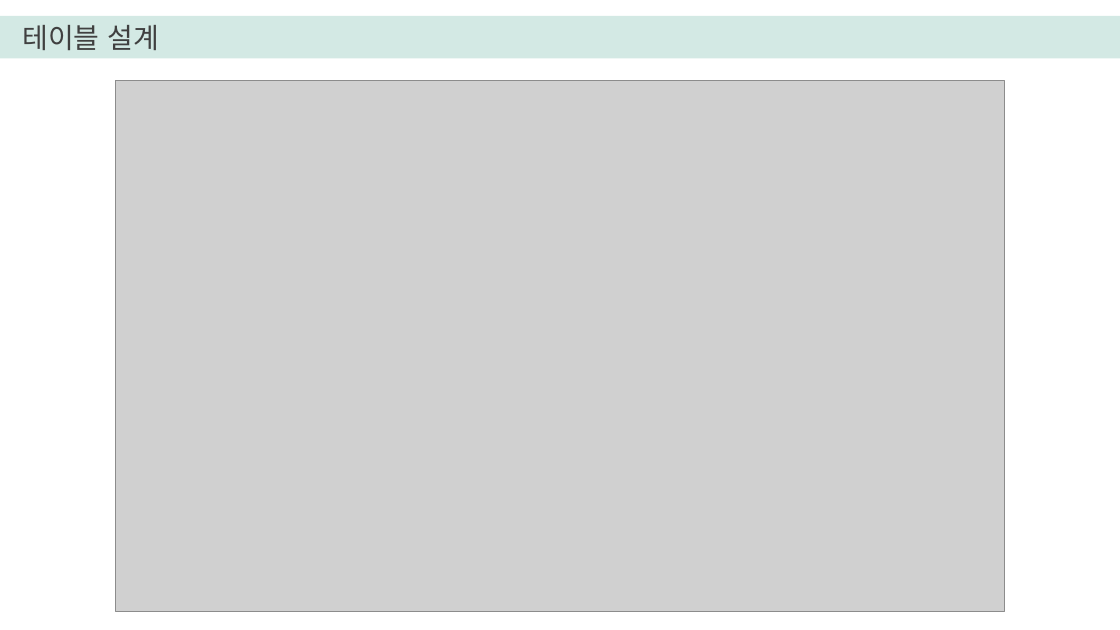
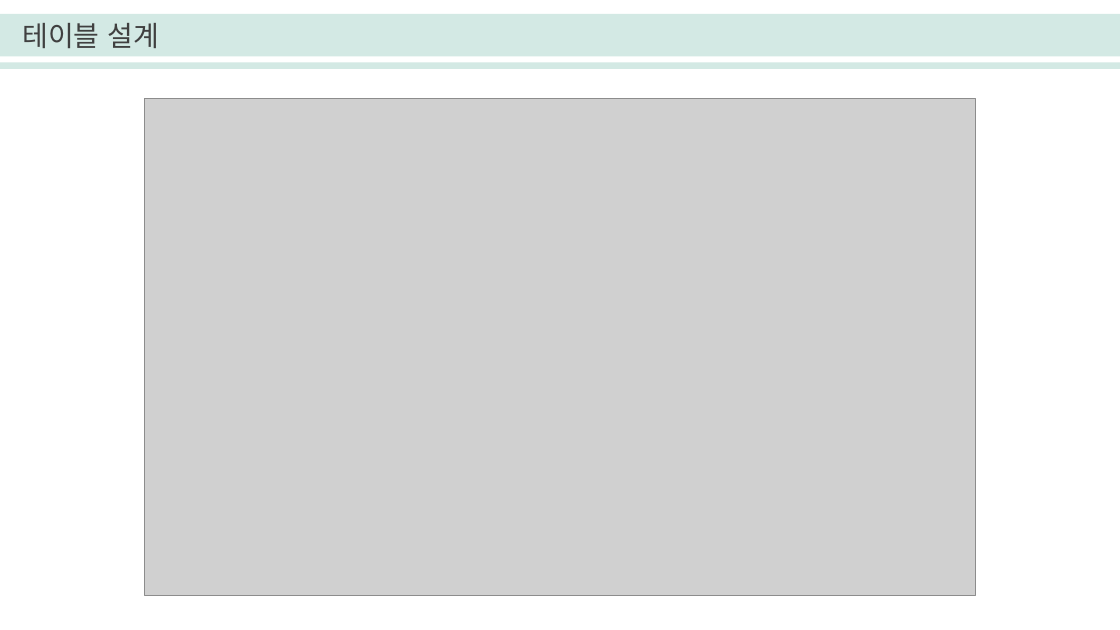
Before and after one commit to seoyounglee0105/Library_Web_Project, a slide deck: slide 3 of 이서영_전자도서관프로젝트.pptx. Drawn at 1120x630 pixels with LibreOffice and Linux fonts; fonts in the diff are those of the drawing; grey boxes stand for pictures. Boxes give left, top, right and bottom in pixels: in the first picture for what was removed or moved away, otherwise in the second. Text is boxed around its words. In the diff, an @@ line names an element or a change of style, - is before the commit and + after.

```diff
--- a/이서영_전자도서관프로젝트.pptx
+++ b/이서영_전자도서관프로젝트.pptx
@@ rectangle resized from (x1=0, y1=16, x2=1120, y2=58) to (x1=0, y1=14, x2=1120, y2=69) @@
@@ rectangle added at (x1=0, y1=56, x2=1120, y2=62), fill #FFFFFF @@
@@ picture resized from (x1=116, y1=81, x2=1004, y2=612) to (x1=145, y1=98, x2=975, y2=595) @@
```
Also in this commit, not shown: 4 other slides changed, 9 slides added, 3 slides removed, 10 other files.
